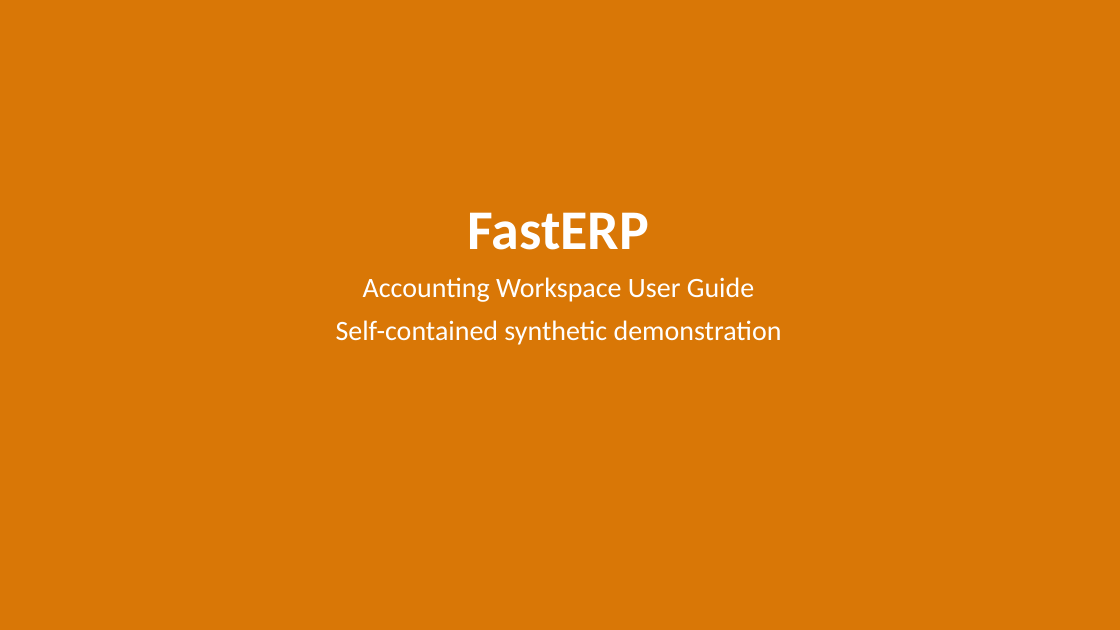
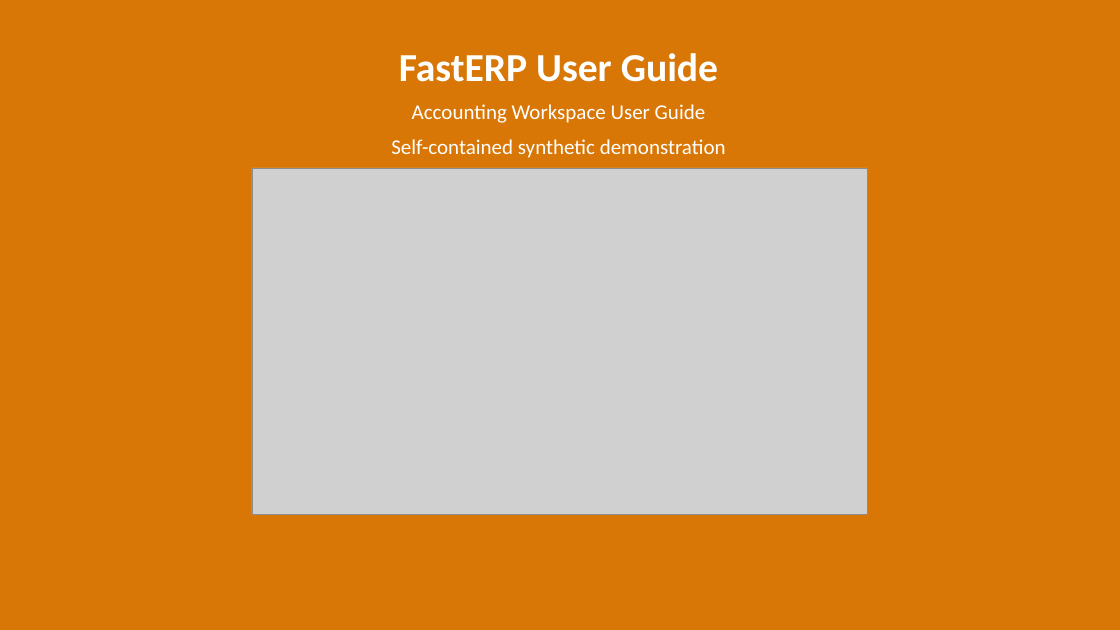
Before and after one commit to predictivelabsai/FastERP, a slide deck: slide 1 of docs/FastERP_user_guide_2026-07-28.pptx. Drawn at 1120x630 pixels with LibreOffice and Linux fonts; fonts in the diff are those of the drawing; grey boxes stand for pictures. Boxes give left, top, right and bottom in pixels: in the first picture for what was removed or moved away, otherwise in the second. Text is boxed around its words. In the diff, an @@ line names an element or a change of style, - is before the commit and + after.

Commit message:
Expand bilingual user guides with full walkthrough

```diff
--- a/docs/FastERP_user_guide_2026-07-28.pptx
+++ b/docs/FastERP_user_guide_2026-07-28.pptx
@@ text "FastERP User Guide": place and size @@
-text "FastERP User Guide" at [336, 212, 782, 345]
+text "FastERP User Guide" at [391, 53, 726, 158]
@@ text at [399, 53, 718, 82]: text changed; size 48 to 34 pt @@
-FastERP
+FastERP User Guide
@@ text at [391, 104, 726, 158]: size 24 to 18 pt in "Accounting Workspace User Guide", "Self-contained synthetic demonstration" @@
@@ picture added at [252, 168, 868, 514] @@
```
Also in this commit, not shown: 8 other slides changed, 8 slides added, 2 slides removed, 27 other files.
